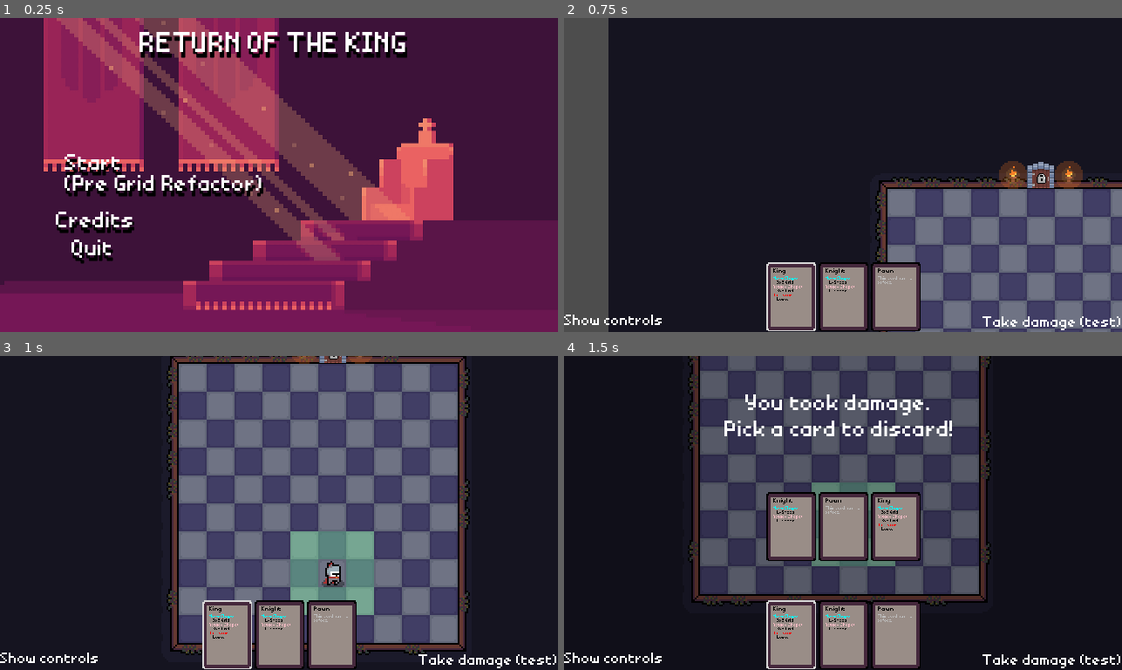
Above: before the commit, frames 1-4 (two rows, left to right).
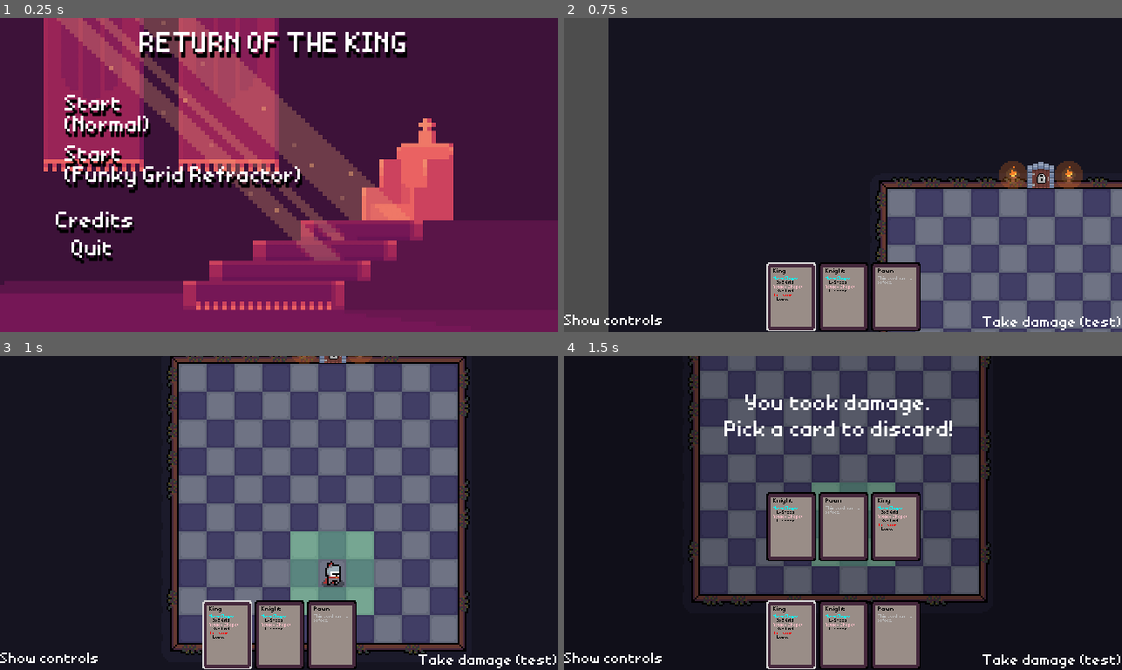
Above: after the commit, the same moments.

Repository: bonsaipropaganda/pass-the-game-jam-2024
Game: Godot game, scene res://ui/menues/main_menu.tscn
Two runs of this game, one before a commit and one after it. Both use one fixed random seed, a clock stepped at 60 frames per second and the inputs below.
Inputs:
- Up to frame 1 (0.25 s): no input
- Up to frame 2 (0.75 s): click "Start (Pre Grid Refactor)" (after the commit: "Start (Normal)") at 0.5 s
- Up to frame 3 (1 s): no input
- Up to frame 4 (1.5 s): click "Take damage (test)" at 1.25 s

The runs differ from the first frame. In frame 1, 3.9% of the frame differs, in the area x 11-55%, y 24-57%; in frame 2, nothing differs; in frame 3, nothing differs; in frame 4, nothing differs.

Commit message:
reorder and rename menu buttons

Diff:
--- a/ui/menues/main_menu.tscn
+++ b/ui/menues/main_menu.tscn
@@ -86,9 +86,9 @@
 anchor_top = -0.0333333
 anchor_bottom = -0.0333333
 offset_left = 37.0
-offset_top = -12.0
+offset_top = -46.01
 offset_right = 108.0
-offset_bottom = 15.0
+offset_bottom = -19.01
 metadata/_edit_use_anchors_ = true
 
 [node name="Label" type="RichTextLabel" parent="UI/Main Menu/Buttons/StartButton"]
@@ -100,19 +100,18 @@
 theme_override_constants/shadow_offset_y = 3
 theme_override_font_sizes/normal_font_size = 12
 text = "Start
-(Pre Grid Refactor)"
+(Normal)"
 metadata/_edit_lock_ = true
 
 [node name="Start2Button" type="TextureButton" parent="UI/Main Menu/Buttons"]
-visible = false
 layout_mode = 1
 anchors_preset = -1
 anchor_top = -0.0222222
 anchor_bottom = -0.0222222
 offset_left = 37.0
-offset_top = -46.0
+offset_top = -16.675
 offset_right = 108.0
-offset_bottom = -19.0
+offset_bottom = 10.325
 
 [node name="Label" type="RichTextLabel" parent="UI/Main Menu/Buttons/Start2Button"]
 layout_mode = 0
@@ -123,7 +122,7 @@
 theme_override_constants/shadow_offset_y = 3
 theme_override_font_sizes/normal_font_size = 12
 text = "Start
-(Post Grid Refactor)"
+(Funky Grid Refractor)"
 metadata/_edit_lock_ = true
 
 [node name="CreditsButton" type="TextureButton" parent="UI/Main Menu/Buttons"]
